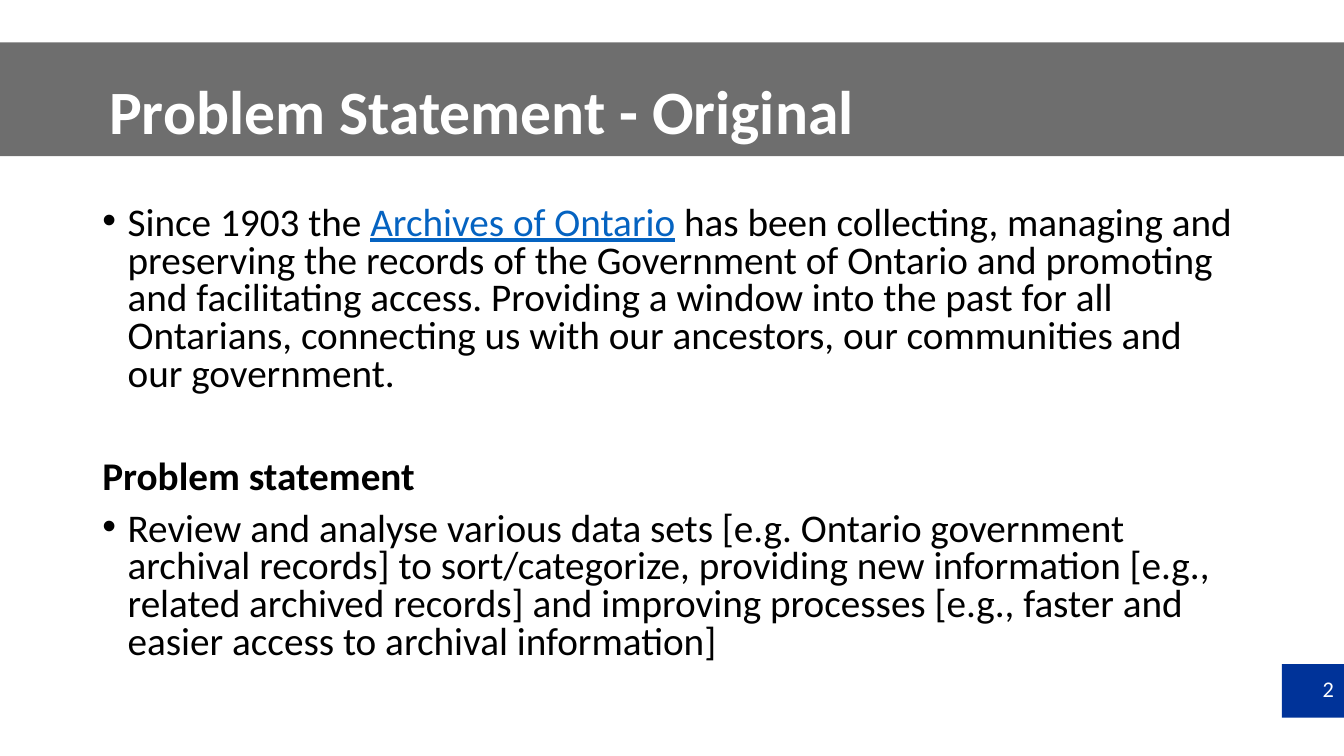
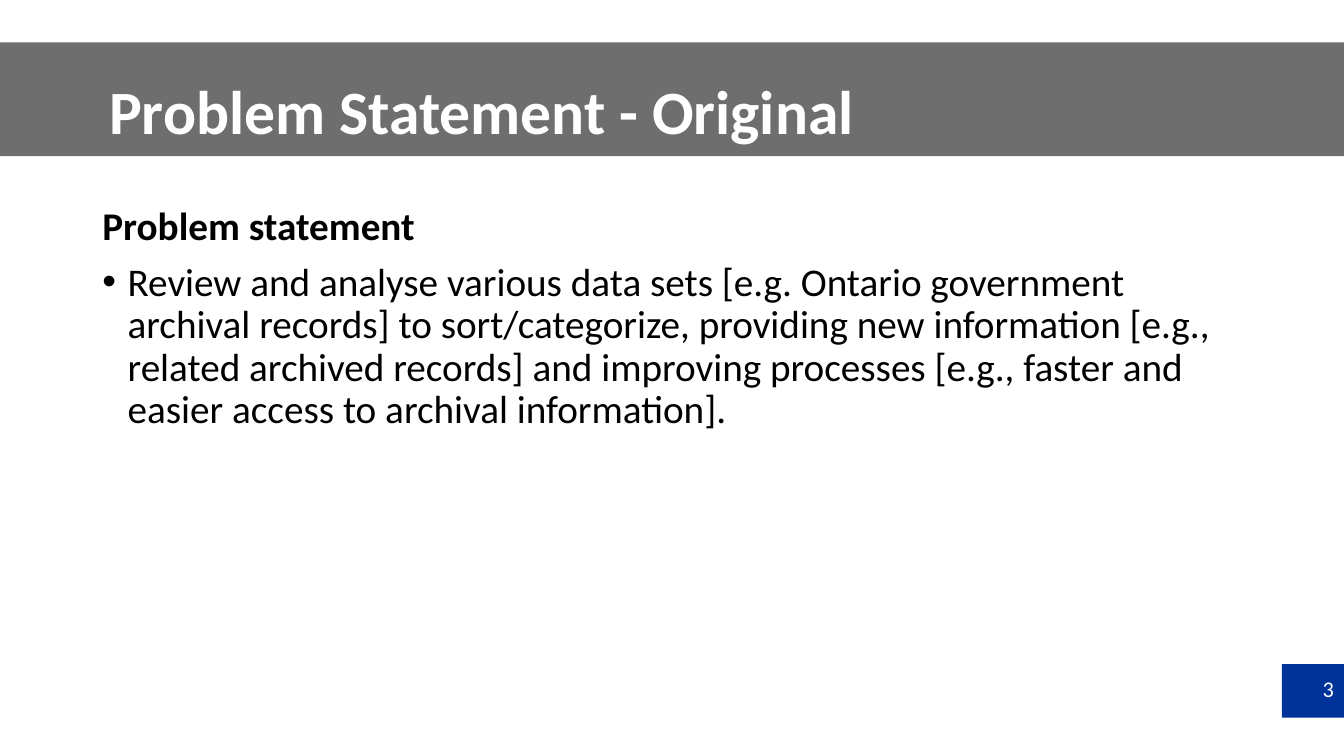
Before and after one commit to shaikh-rashid/ops-hackathon, a slide deck: slide 3 of presentations/AI Hackathon_Archives of Ontario.pptx (slide 2 before the commit). Drawn at 1344x756 pixels with LibreOffice and Linux fonts; fonts in the diff are those of the drawing; background and template pictures are left out. Boxes give left, top, right and bottom in pixels: in the first picture for what was removed or moved away, otherwise in the second. Text is boxed around its words. In the diff, an @@ line names an element or a change of style, - is before the commit and + after.

```diff
--- a/presentations/AI Hackathon_Archives of Ontario.pptx
+++ b/presentations/AI Hackathon_Archives of Ontario.pptx
@@ text at [128, 208, 1232, 394]: paragraph removed @@
-• Since 1903 the Archives of Ontario has been collecting, managing and preserving the records of the Government of Ontario and promoting and facilitating access. Providing a window into the past for all Ontarians, connecting us with our ancestors, our communities and our government.
@@ text at [102, 212, 415, 241]: line spacing 0.8 to 0.9 @@
@@ text at [128, 267, 1210, 429]: text changed @@
-• Review and analyse various data sets [e.g. Ontario government archival records] to sort/categorize, providing new information [e.g., related archived records] and improving processes [e.g., faster and easier access to archival information]
+• Review and analyse various data sets [e.g. Ontario government archival records] to sort/categorize, providing new information [e.g., related archived records] and improving processes [e.g., faster and easier access to archival information].
@@ page number at [1323, 682, 1334, 697]: text changed @@
-2
+3
```
Also in this commit, not shown: 5 other slides changed, 3 slides added, 1 slide removed.
